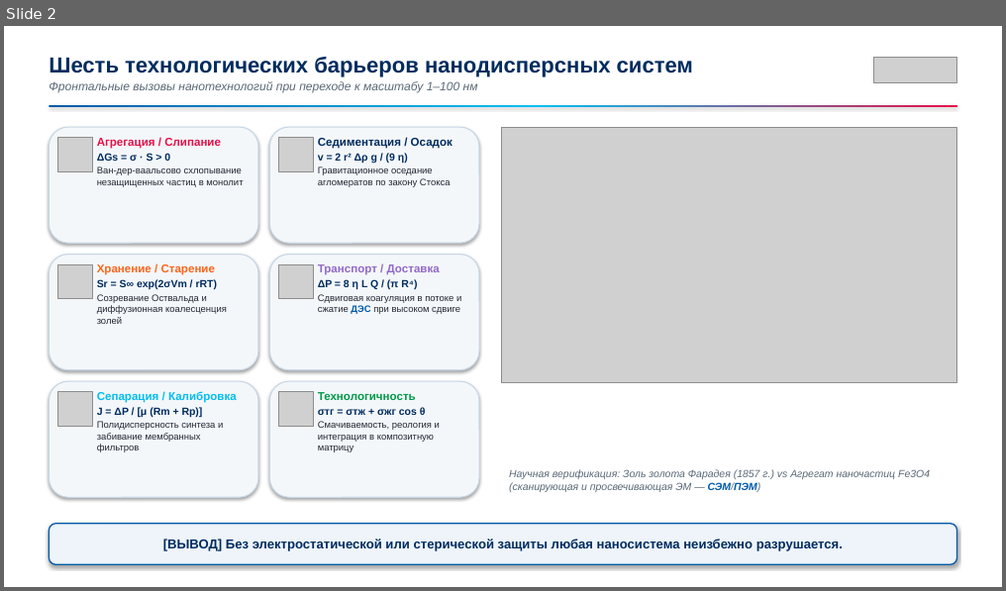
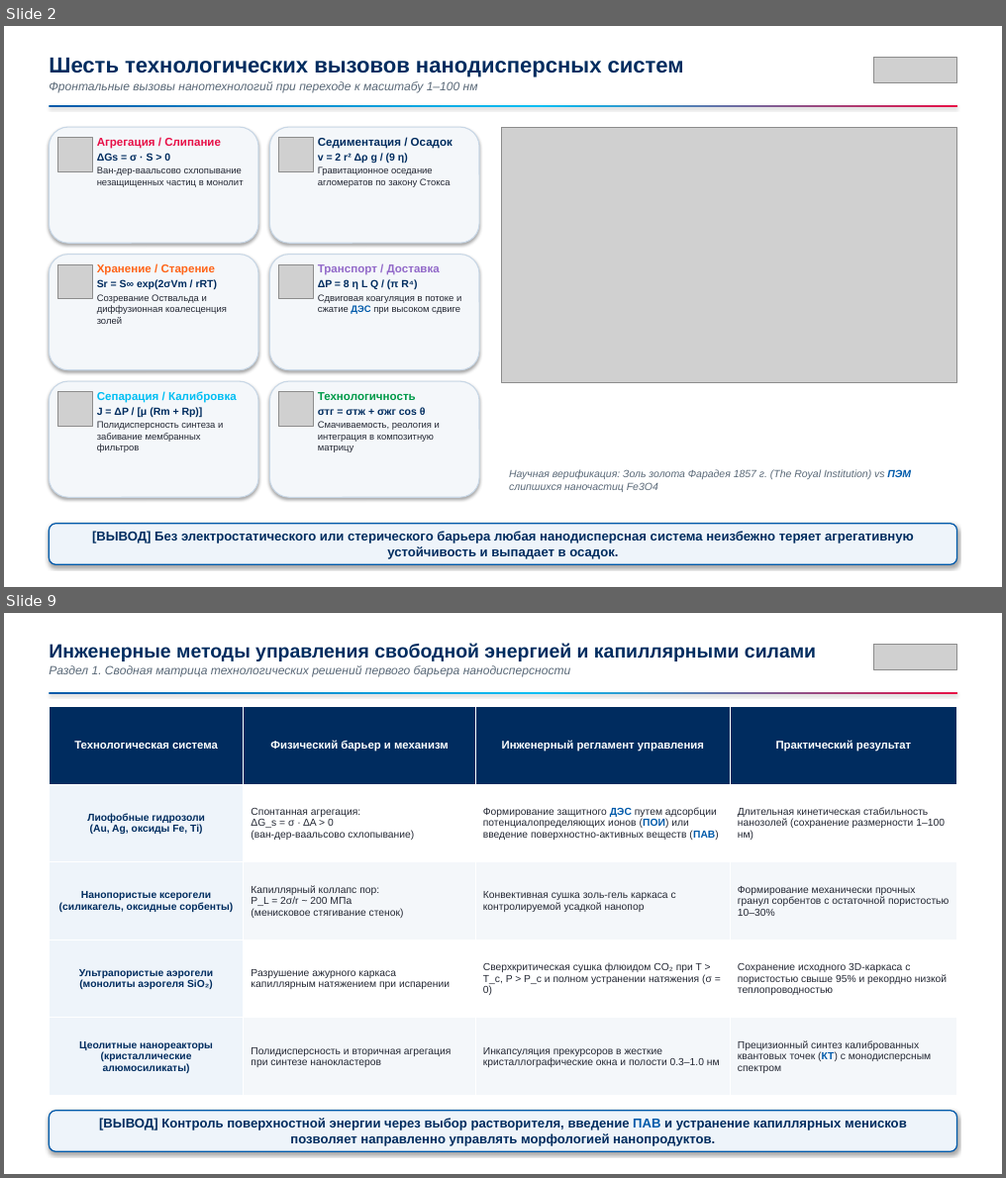
Before and after one commit to brattri3/nanophysics-course, a slide deck: course_materials/semester_4/lectures/lecture_03_colloids.pptx. Shown one above the other, each under a label of ours: slide 2 before the commit, slides 2 and 9 after it; the slides between them are not shown. The pictures are 1006x591 and 1006x1178 pixels, drawn with LibreOffice and Linux fonts; fonts in the diff are those of the drawing; grey boxes stand for pictures. Boxes give left, top, right and bottom in pixels: in the first picture for what was removed or moved away, otherwise in the second. Text is boxed around its words. In the diff, an @@ line names an element or a change of style, - is before the commit and + after.

Commit message:
feat(lecture-03): add 26-slide PPTX deck, figures, and 1920x1080 slide previews

```diff
--- a/course_materials/semester_4/lectures/lecture_03_colloids.pptx
+++ b/course_materials/semester_4/lectures/lecture_03_colloids.pptx
@@ slide 9 added at (4,613,1002,1174), background #FFFFFF @@
@@ text added at (49,643,816,676), 11.5 pt, text #5A6978, italic @@
+Инженерные методы управления свободной энергией и капиллярными силами
+Раздел 1. Сводная матрица технологических решений первого барьера нанодисперсности
@@ picture added at (874,645,957,669) @@
@@ rectangle added at (49,692,957,694), fill gradient #005AAA to #00BEF3 to #E70F47 @@
@@ table added at (49,707,957,1096), 5 rows, 4 columns @@
+Технологическая система | Физический барьер и механизм | Инженерный регламент управления | Практический результат
+Лиофобные гидрозоли / (Au, Ag, оксиды Fe, Ti) | Спонтанная агрегация: / ΔG_s = σ · ΔA > 0 / (ван-дер-ваальсово схлопывание) | Формирование защитного ДЭС путем адсорбции потенциалопределяющих ионов (ПОИ) или введение поверхностно-активных веществ (ПАВ) | Длительная кинетическая стабильность нанозолей (сохранение размерности 1–100 нм)
+Нанопористые ксерогели / (силикагель, оксидные сорбенты) | Капиллярный коллапс пор: / P_L = 2σ/r ~ 200 МПа / (менисковое стягивание стенок) | Конвективная сушка золь-гель каркаса с контролируемой усадкой нанопор | Формирование механически прочных гранул сорбентов с остаточной пористостью 10–30%
+Ультрапористые аэрогели / (монолиты аэрогеля SiO₂) | Разрушение ажурного каркаса / капиллярным натяжением при испарении | Сверхкритическая сушка флюидом CO₂ при T > T_c, P > P_c и полном устранении натяжения (σ = 0) | Сохранение исходного 3D-каркаса с пористостью свыше 95% и рекордно низкой теплопроводностью
+Цеолитные нанореакторы / (кристаллические алюмосиликаты) | Полидисперсность и вторичная агрегация при синтезе нанокластеров | Инкапсуляция прекурсоров в жесткие кристаллографические окна и полости 0.3–1.0 нм | Прецизионный синтез калиброванных квантовых точек (КТ) с монодисперсным спектром
@@ rounded rectangle added at (49,1111,957,1152), fill #EEF4FA, outline #005AAA 1.2 pt, 12.5 pt, text #002C5F, bold @@
+[ВЫВОД] Контроль поверхностной энергии через выбор растворителя, введение ПАВ и устранение капиллярных менисков позволяет направленно управлять морфологией нанопродуктов.
@@ slide 2 changed as well @@
@@ text at (49,57,684,77): text changed @@
-Шесть технологических барьеров нанодисперсных систем
+Шесть технологических вызовов нанодисперсных систем
@@ text at (509,470,911,492): text changed @@
-Научная верификация: Золь золота Фарадея (1857 г.) vs Агрегат наночастиц Fe3O4 (сканирующая и просвечивающая ЭМ — СЭМ/ПЭМ)
+Научная верификация: Золь золота Фарадея 1857 г. (The Royal Institution) vs ПЭМ слипшихся наночастиц Fe3O4
@@ text in rounded rectangle at (92,531,914,560): text changed @@
-[ВЫВОД] Без электростатической или стерической защиты любая наносистема неизбежно разрушается.
+[ВЫВОД] Без электростатического или стерического барьера любая нанодисперсная система неизбежно теряет агрегативную устойчивость и выпадает в осадок.
```
Also in this commit, not shown: 6 other slides changed, 18 other slides added, 10 slides removed, 33 other files.
